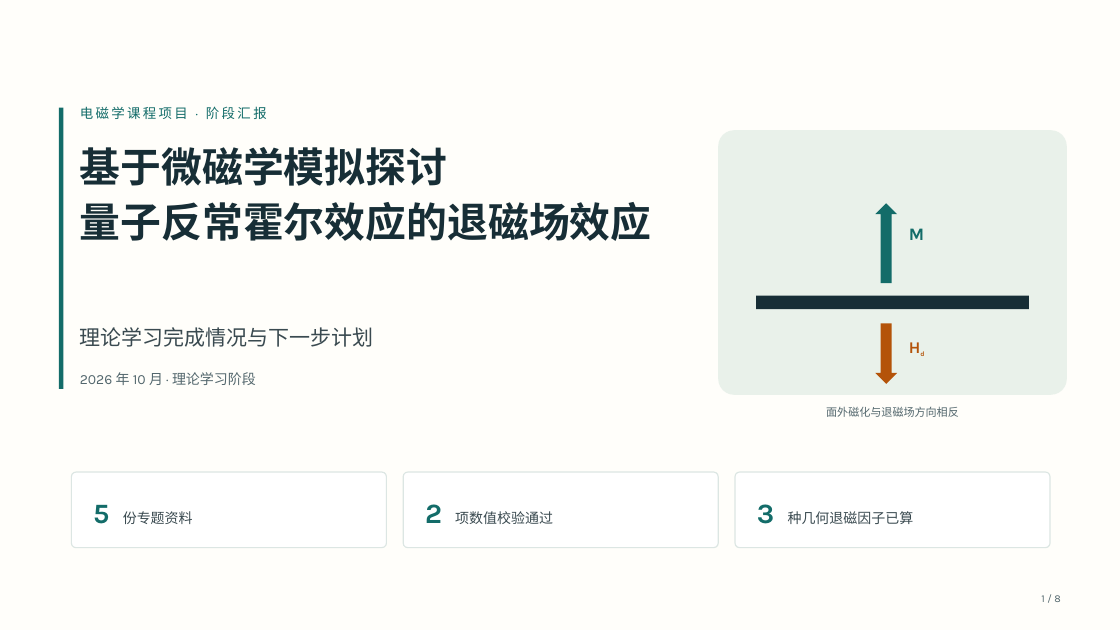
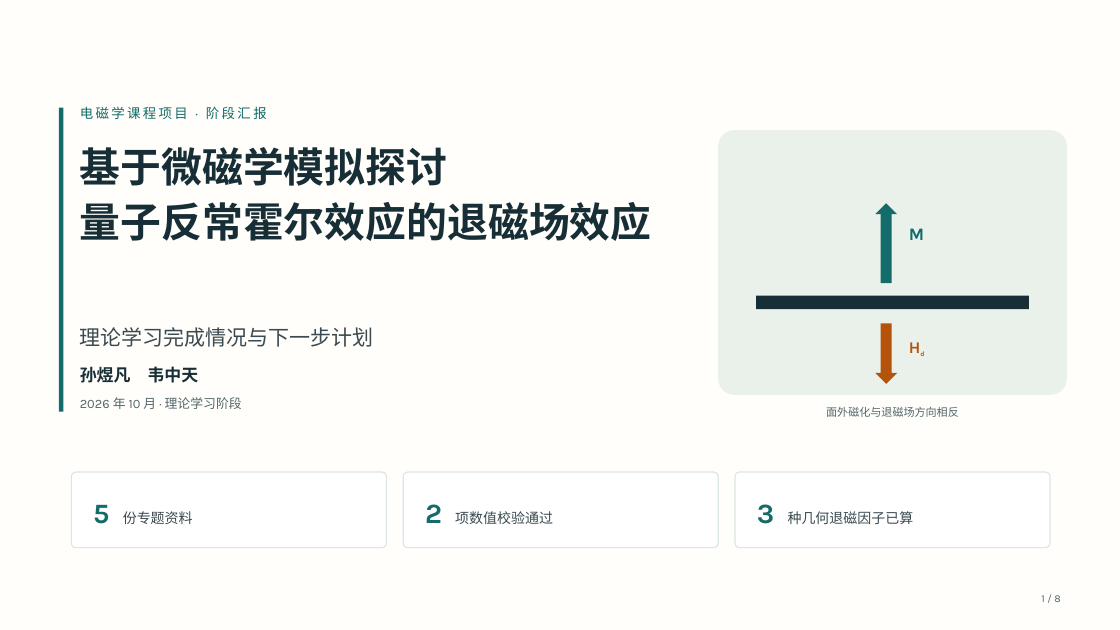
Before and after one commit to glxy404310/qah-demagnetization, a slide deck: slide 1 of 汇报PPT/1.pptx. Drawn at 1120x630 pixels with LibreOffice and Linux fonts; fonts in the diff are those of the drawing. Boxes give left, top, right and bottom in pixels: in the first picture for what was removed or moved away, otherwise in the second. Text is boxed around its words. In the diff, an @@ line names an element or a change of style, - is before the commit and + after.

```diff
--- a/汇报PPT/1.pptx
+++ b/汇报PPT/1.pptx
@@ rectangle: place and size @@
-rectangle at [59,108,64,389]
+rectangle at [59,108,64,412]
@@ text added at [80,366,198,383], 14.5 pt, text #172E36, bold @@
+孙煜凡 韦中天
@@ text "2026 年 10 月 · ...": place and size @@
-text "2026 年 10 月 · ..." at [80,372,256,385]
+text "2026 年 10 月 · ..." at [80,397,242,409]
@@ text "2026 年 10 月 · ..." at [80,397,242,409]: size 12 to 11 pt @@
```
Also in this commit, not shown: 2 other files.
